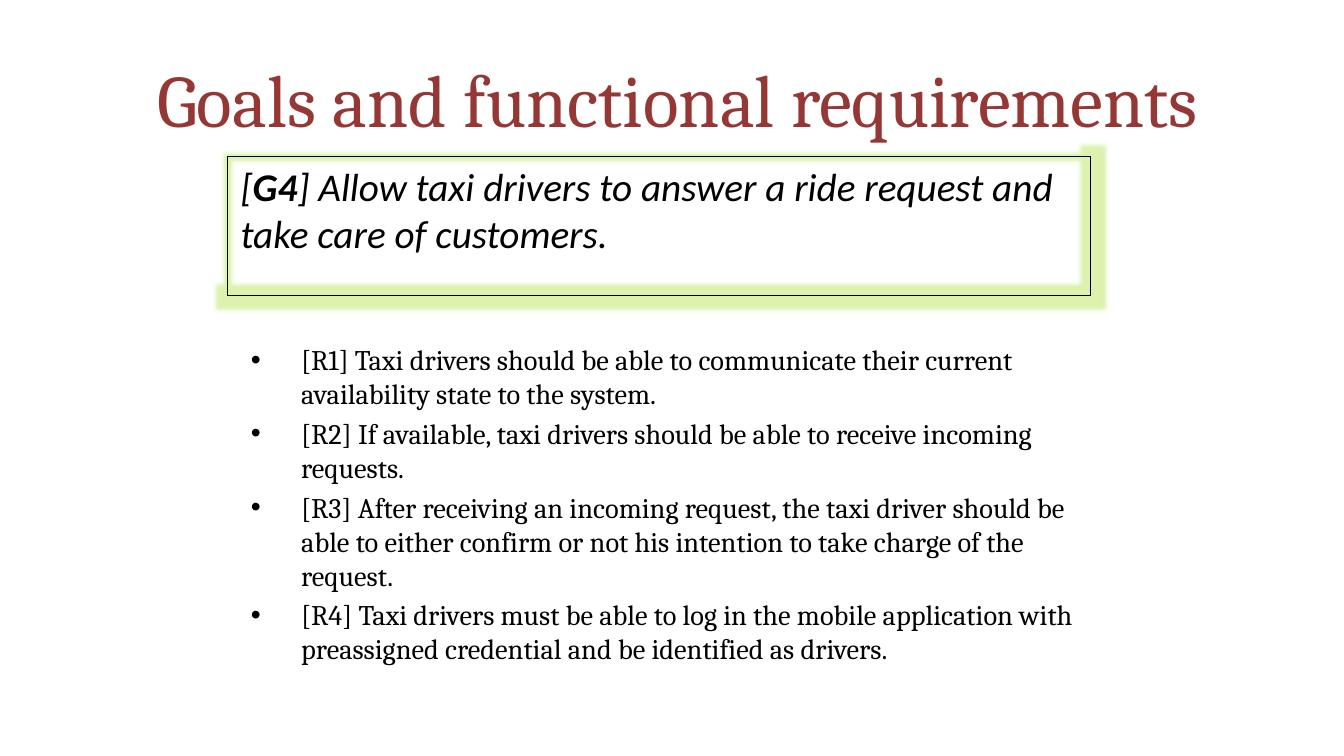
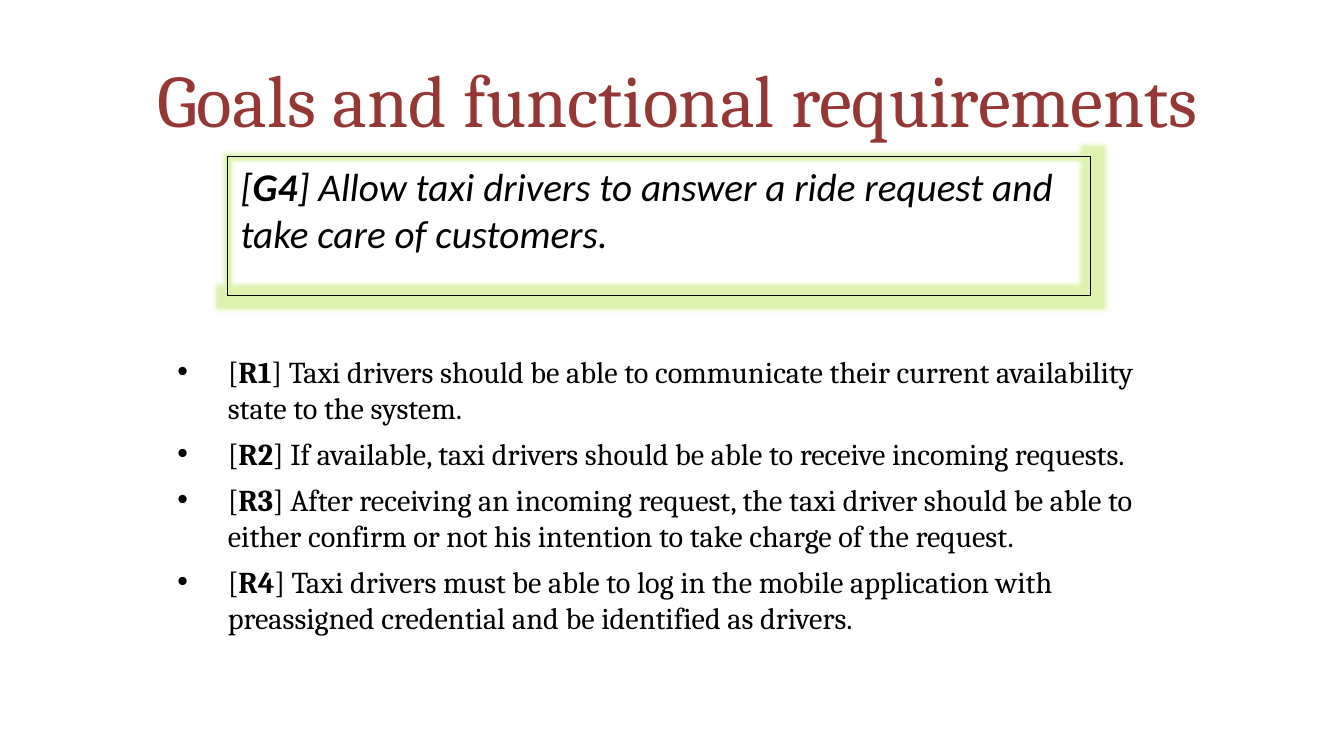
Before and after one commit to MarcoRomani/myTaxyService-SE2-PozziRomani, a slide deck: slide 9 of OtherStuff/FINAL PRESENTATION/MyTaxiService.pptx. Drawn at 1344x756 pixels with LibreOffice and Linux fonts; fonts in the diff are those of the drawing. Boxes give left, top, right and bottom in pixels: in the first picture for what was removed or moved away, otherwise in the second. Text is boxed around its words. In the diff, an @@ line names an element or a change of style, - is before the commit and + after.

```diff
--- a/OtherStuff/FINAL PRESENTATION/MyTaxiService.pptx
+++ b/OtherStuff/FINAL PRESENTATION/MyTaxiService.pptx
@@ text "[R1] Taxi drivers should be ...": place and size @@
-text "[R1] Taxi drivers should be ..." at (301, 350, 1072, 666)
+text "[R1] Taxi drivers should be ..." at (228, 361, 1133, 636)
@@ text "[R1] Taxi drivers should be ..." at (228, 361, 1133, 636): size 15.2 to 16.1 pt; bold on in "[R1]", "[R2]", "[R3]", "[R4]"; more space between paragraphs @@
```
Also in this commit, not shown: 11 other slides changed.
